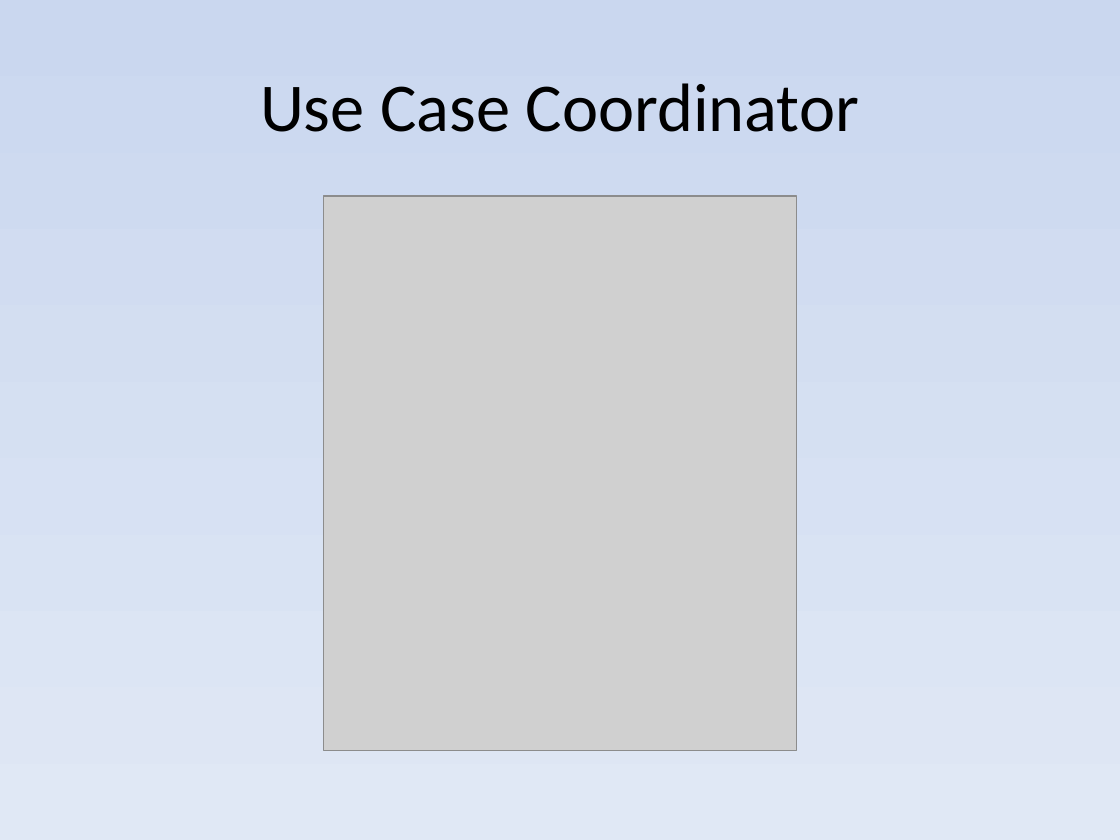
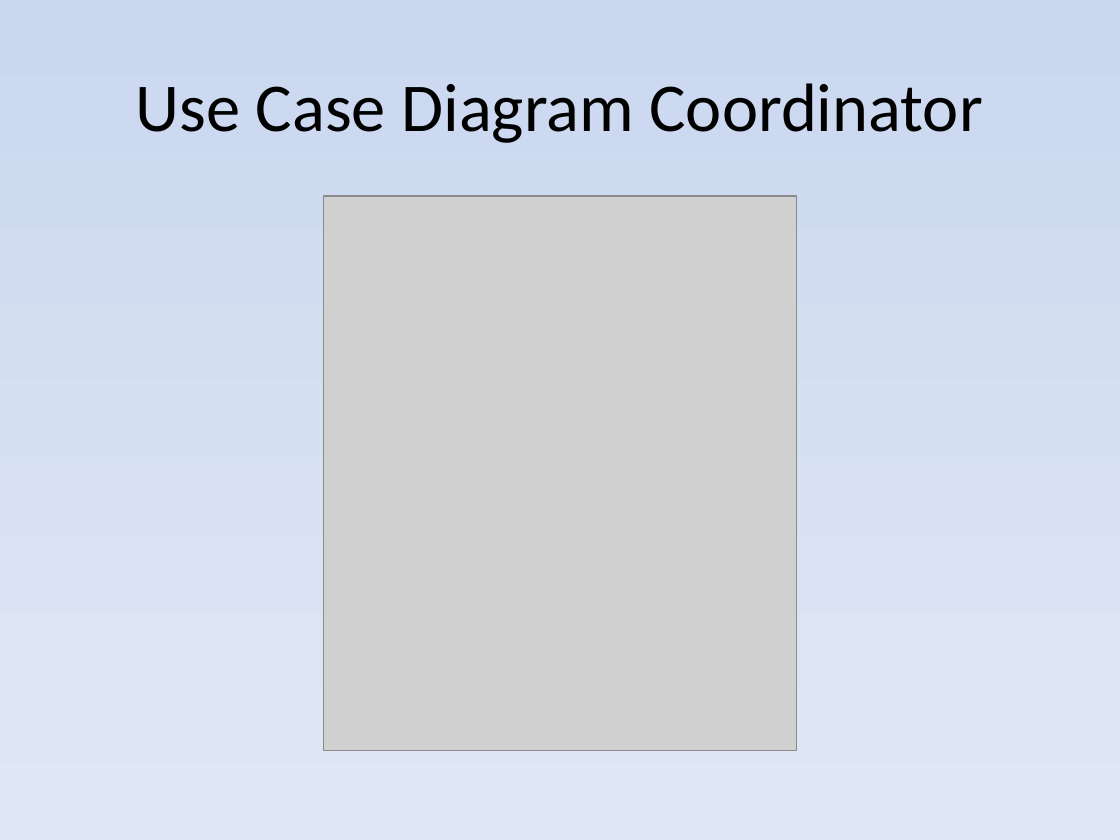
Before and after one commit to Tirthpatel810/cprs, a slide deck: slide 6 of docs/MCA_Mini_Project.pptx (slide 7 before the commit). Drawn at 1120x840 pixels with LibreOffice and Linux fonts; fonts in the diff are those of the drawing; grey boxes stand for pictures. Boxes give left, top, right and bottom in pixels: in the first picture for what was removed or moved away, otherwise in the second. Text is boxed around its words. In the diff, an @@ line names an element or a change of style, - is before the commit and + after.

```diff
--- a/docs/MCA_Mini_Project.pptx
+++ b/docs/MCA_Mini_Project.pptx
@@ title at [136,83,982,143]: text changed @@
-Use Case Coordinator
+Use Case Diagram Coordinator
```
Also in this commit, not shown: 10 other slides changed, 4 slides added, 4 slides removed, 10 other files.
